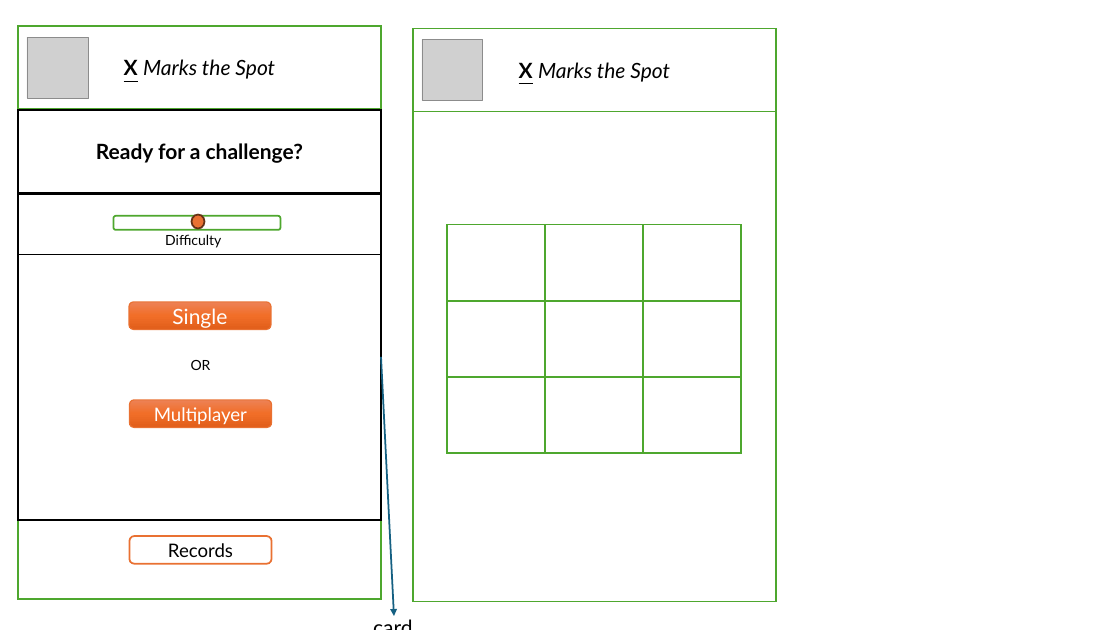
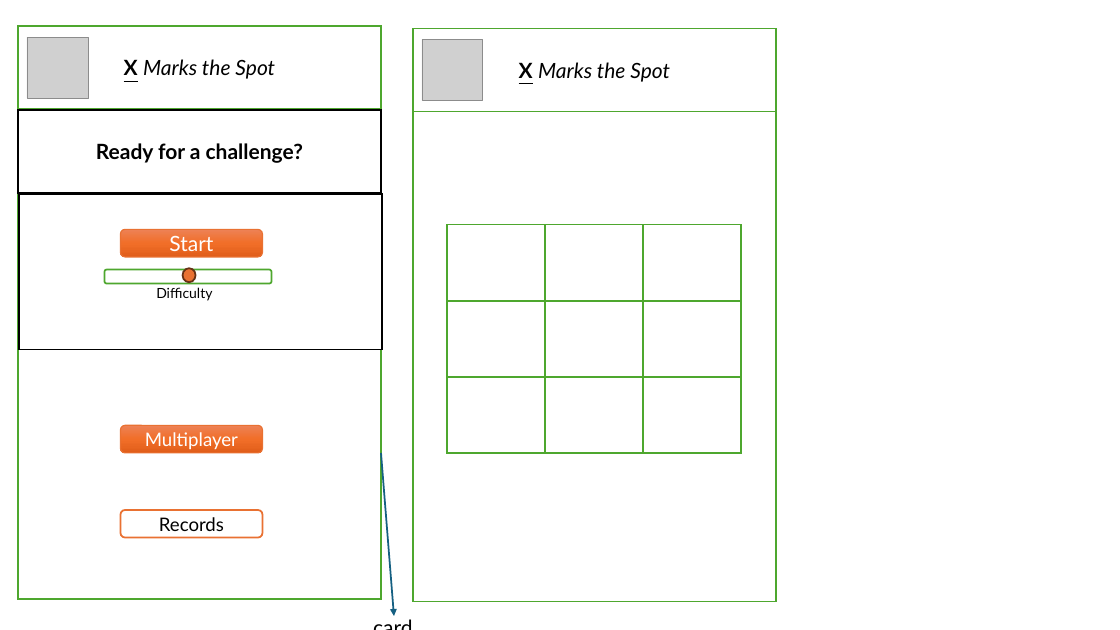
Before and after one commit to vaibhav191/TicTacToe, a slide deck: slide 1 of wireframe.pptx. Drawn at 1120x630 pixels with LibreOffice and Linux fonts; fonts in the diff are those of the drawing; grey boxes stand for pictures. Boxes give left, top, right and bottom in pixels: in the first picture for what was removed or moved away, otherwise in the second. Text is boxed around its words. In the diff, an @@ line names an element or a change of style, - is before the commit and + after.

```diff
--- a/wireframe.pptx
+++ b/wireframe.pptx
@@ rectangle removed at <box>18,194,381,521</box> @@
@@ rectangle: place and size @@
-rectangle at <box>18,194,381,255</box>
+rectangle at <box>19,194,382,350</box>
@@ rounded rectangle "Start": place and size @@
-rounded rectangle "Start" at <box>129,302,271,329</box>
+rounded rectangle "Start" at <box>120,229,262,257</box>
@@ text in rounded rectangle at <box>169,235,213,251</box>: text changed @@
-Single
+Start
@@ 1 text, 1 rounded rectangle, 1 ellipse: place and size @@
-1 text, 1 rounded rectangle, 1 ellipse at <box>113,214,281,248</box>
+1 text, 1 rounded rectangle, 1 ellipse at <box>104,268,271,301</box>
@@ text removed at <box>191,360,211,370</box> @@
-OR
@@ rounded rectangle "Multiplayer": place and size @@
-rounded rectangle "Multiplayer" at <box>129,400,271,428</box>
+rounded rectangle "Multiplayer" at <box>120,425,262,453</box>
@@ arrow moved from (381, 357) - (394, 616) to (381, 453) - (394, 616) @@
@@ rounded rectangle "Records": place and size @@
-rounded rectangle "Records" at <box>129,536,271,564</box>
+rounded rectangle "Records" at <box>120,510,262,538</box>
```
Also in this commit, not shown: 1 other file.
